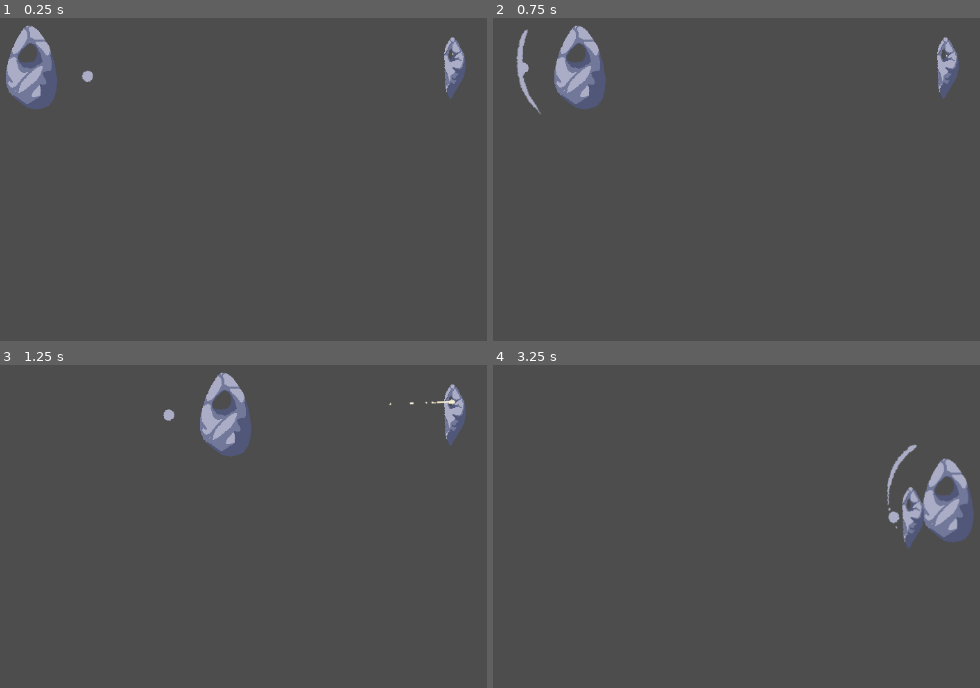
Above: before the commit, frames 1-4 (two rows, left to right).
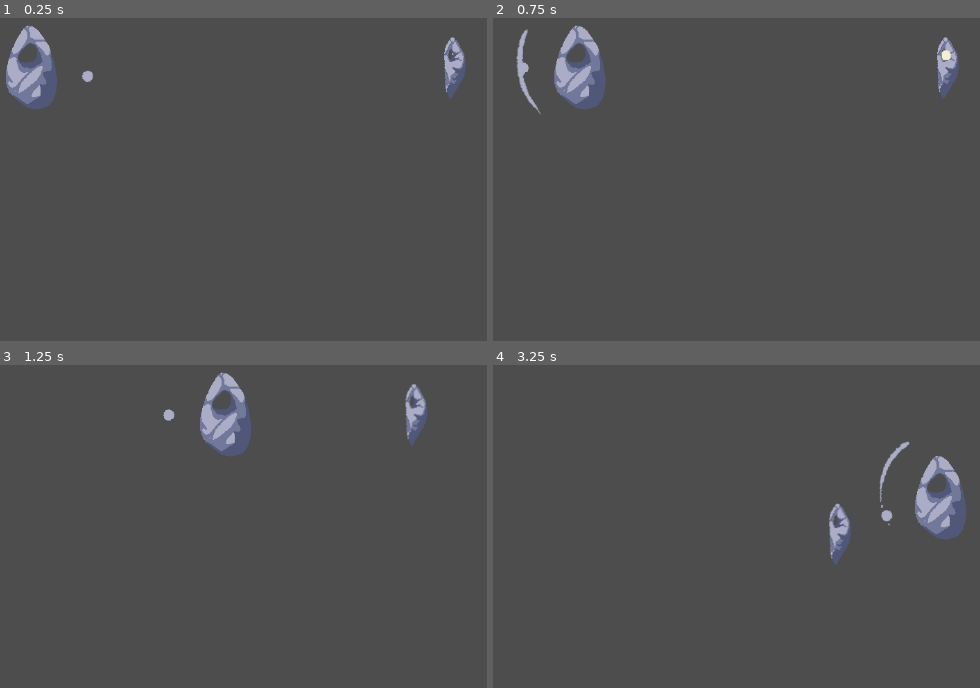
Above: after the commit, the same moments.

Repository: robbplo/time_cracker
Game: Godot game, scene res://main.tscn
Same seed, same stepped clock (60 frames per second), same inputs: the game is played once before the commit and once after it.
Inputs (mouse positions are in pixels of both pictures, inside the frame that each line leads up to):
- Up to frame 1 (0.25 s): no input
- Up to frame 2 (0.75 s): tap Enter at 0.5 s; move the mouse to (527, 66) at 0.52 s; hold Right (right) from 0.53 s (still down); click (527, 66) at 0.67 s
- Up to frame 3 (1.25 s): keep holding Right (right)
- Up to frame 4 (3.25 s): move the mouse to (648, 484) at 1.27 s; release Right (right) at 1.28 s; hold Down (down) 1.28-2.03 s; move the mouse to (outside the picture) at 2.02 s; hold Right (right) 2.03-2.78 s; move the mouse to (765, 552) at 2.77 s; hold Up (up) from 2.78 s (still down); click (765, 552) at 2.92 s

Frame 1 is identical in both runs. In frame 2, less than 0.1% of the frame differs, in the area x 91-95%, y 9-14%; in frame 3, 1.2%; in frame 4, 3.2%, in the area x 68-99%, y 23-62%.

Commit message:
Added BG music

Diff:
--- a/TimeContext.gd
+++ b/TimeContext.gd
@@ -1,6 +1,6 @@
 extends Node2D
 
-@export var bpm = 80
+@export var bpm = 125
 @export var running = false
 
 # Called when the node enters the scene tree for the first time.
--- a/main.tscn
+++ b/main.tscn
@@ -1,7 +1,8 @@
-[gd_scene load_steps=4 format=3 uid="uid://bewq4tgxkjv3e"]
+[gd_scene load_steps=5 format=3 uid="uid://bewq4tgxkjv3e"]
 
 [ext_resource type="PackedScene" uid="uid://4jldp2mcoda0" path="res://time_context.tscn" id="1_hq7c1"]
 [ext_resource type="PackedScene" uid="uid://22hjgugr4bg3" path="res://player.tscn" id="2_d6wur"]
+[ext_resource type="AudioStream" uid="uid://cto6eafiyq3oa" path="res://Music/Track_TenderCircuits.wav" id="4_ft8ud"]
 [ext_resource type="PackedScene" uid="uid://d1k55f81hhw1c" path="res://enemy.tscn" id="4_yp0ec"]
 
 [node name="Main" type="Node2D"]
@@ -12,3 +13,8 @@
 
 [node name="Enemy" parent="TimeContext" instance=ExtResource("4_yp0ec")]
 position = Vector2(776, 256)
+
+[node name="SongTenderCircuits" type="AudioStreamPlayer2D" parent="TimeContext"]
+stream = ExtResource("4_ft8ud")
+volume_db = -6.0
+autoplay = true
